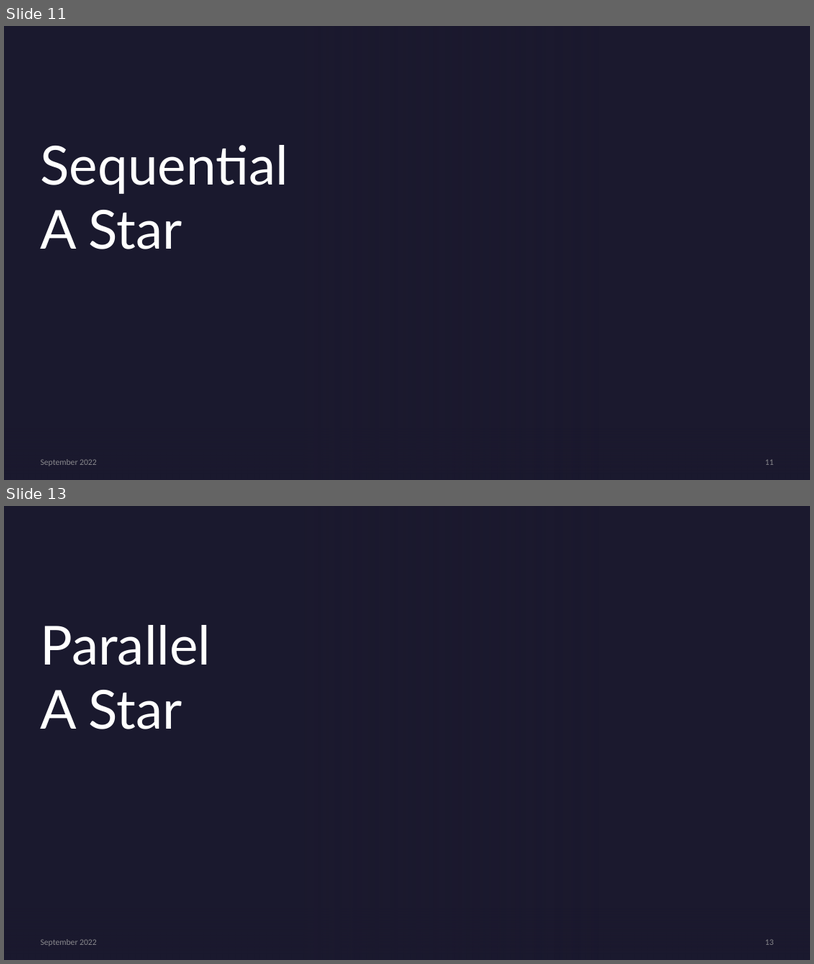
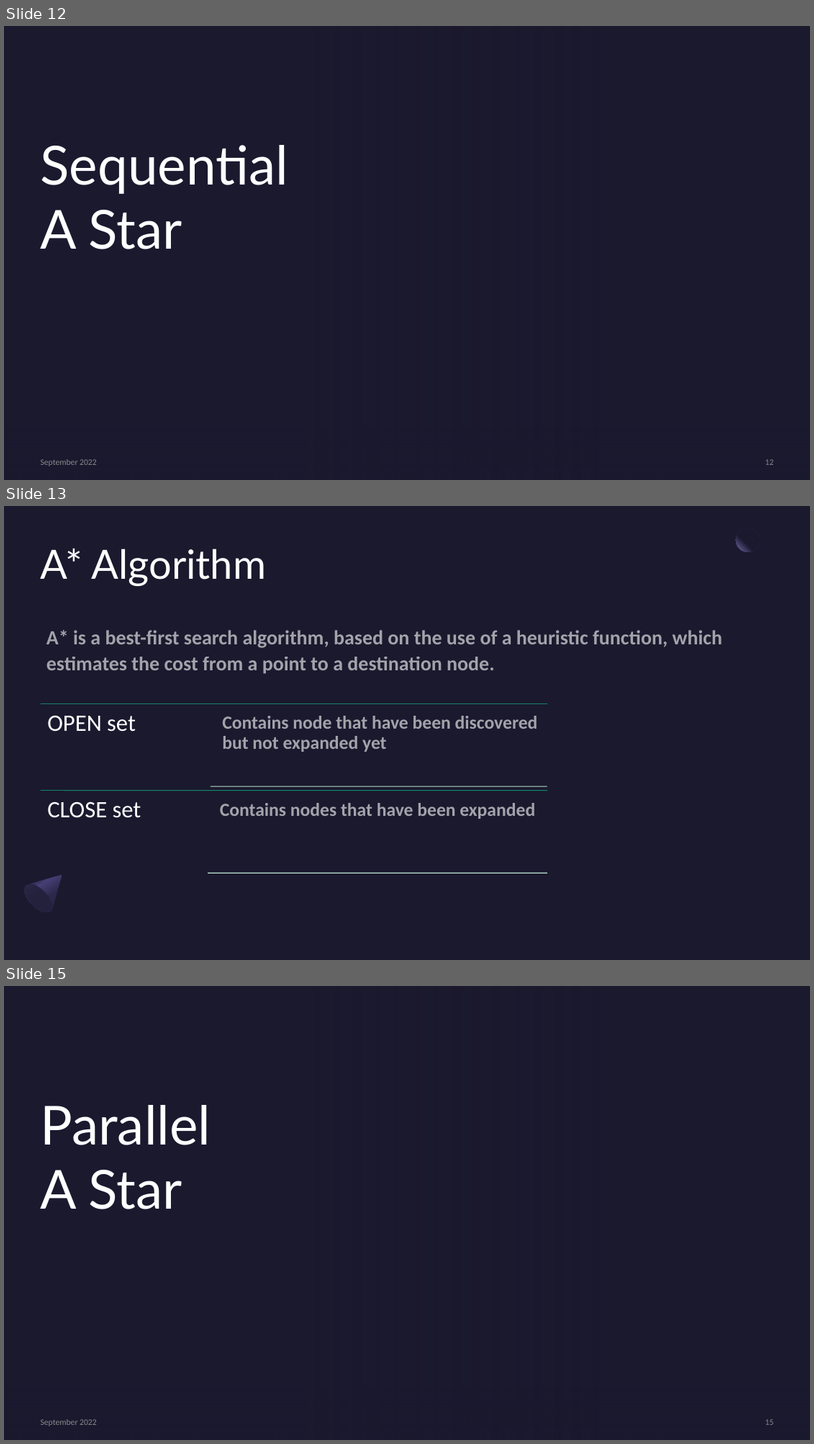
Before and after one commit to Salvo-kun/a-star, a slide deck: presentation/astar_slides.pptx. Shown one above the other, each under a label of ours: slides 11 and 13 before the commit, slides 12, 13 and 15 after it; the slides between them are not shown. The pictures are 814x964 and 814x1444 pixels, drawn with LibreOffice and Linux fonts; fonts in the diff are those of the drawing; background and template pictures are left out. Boxes give left, top, right and bottom in pixels: in the first picture for what was removed or moved away, otherwise in the second. Text is boxed around its words. In the diff, an @@ line names an element or a change of style, - is before the commit and + after.

```diff
--- a/presentation/astar_slides.pptx
+++ b/presentation/astar_slides.pptx
@@ slide 13 added at (4,506,810,960), background #1B192E @@
@@ title added at (41,548,267,587), 48 pt, text #FFFFFF @@
+A* Algorithm
@@ ellipse added at (736,528,760,551), fill gradient #1B192E to #7771B2 @@
@@ text added at (46,630,723,674), 24 pt, text #FFFFFF at 60% opacity, bold @@
+A* is a best-first search algorithm, based on the use of a heuristic function, which estimates the cost from a point to a destination node.
@@ freeform shape added at (19,862,74,917), fill gradient #2C284A to #454075 to #1B192E @@
@@ group added at (40,704,548,872): 4 lines, 4 texts @@
+OPEN set
+Contains node that have been discovered but not expanded yet
+CLOSE set
+Contains nodes that have been expanded
@@ ellipse added at (19,879,57,917), fill gradient #23213C to #2C284A @@
@@ what was slide 11 is now slide 12 @@
@@ page number at (766,459,774,464): text changed @@
-11
+12
@@ what was slide 13 is now slide 15 @@
@@ page number at (766,1419,774,1424): text changed @@
-13
+15
```
Also in this commit, not shown: 4 slides changed, 8 other slides added, 2 slides removed, 2 other files.
